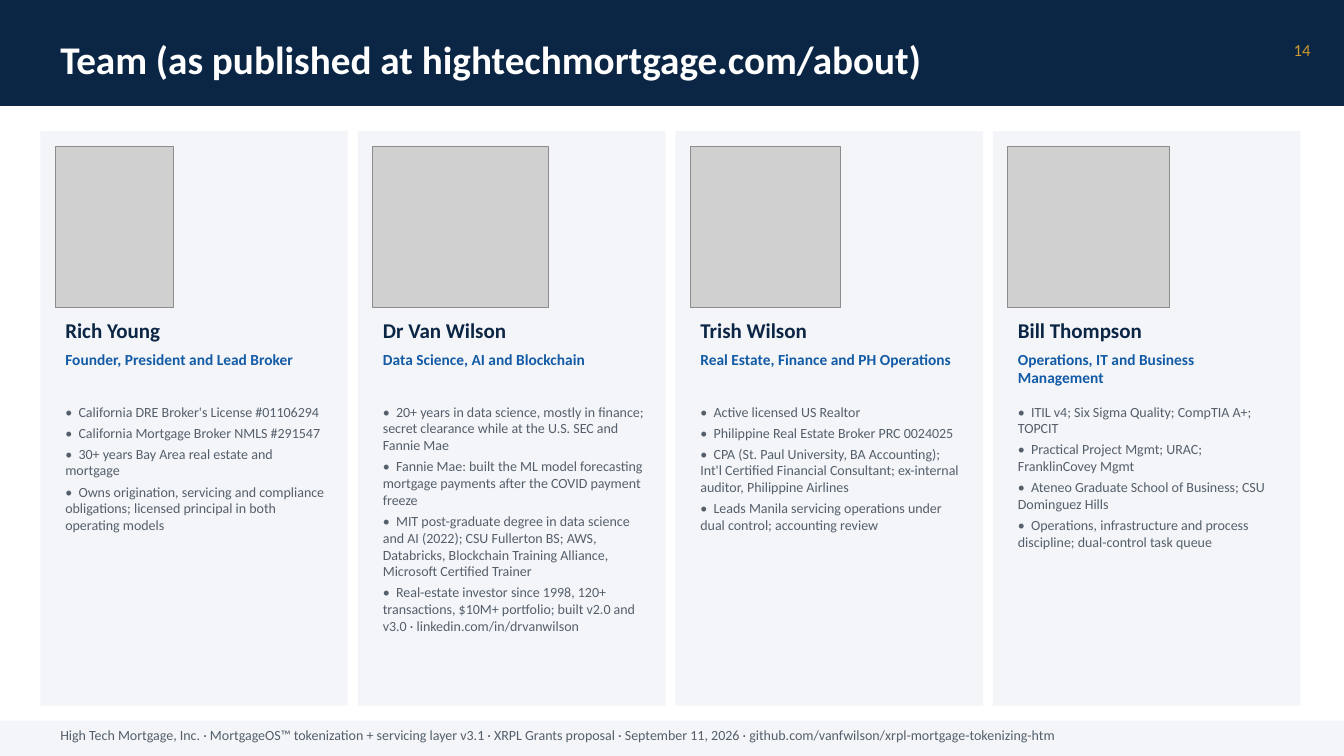
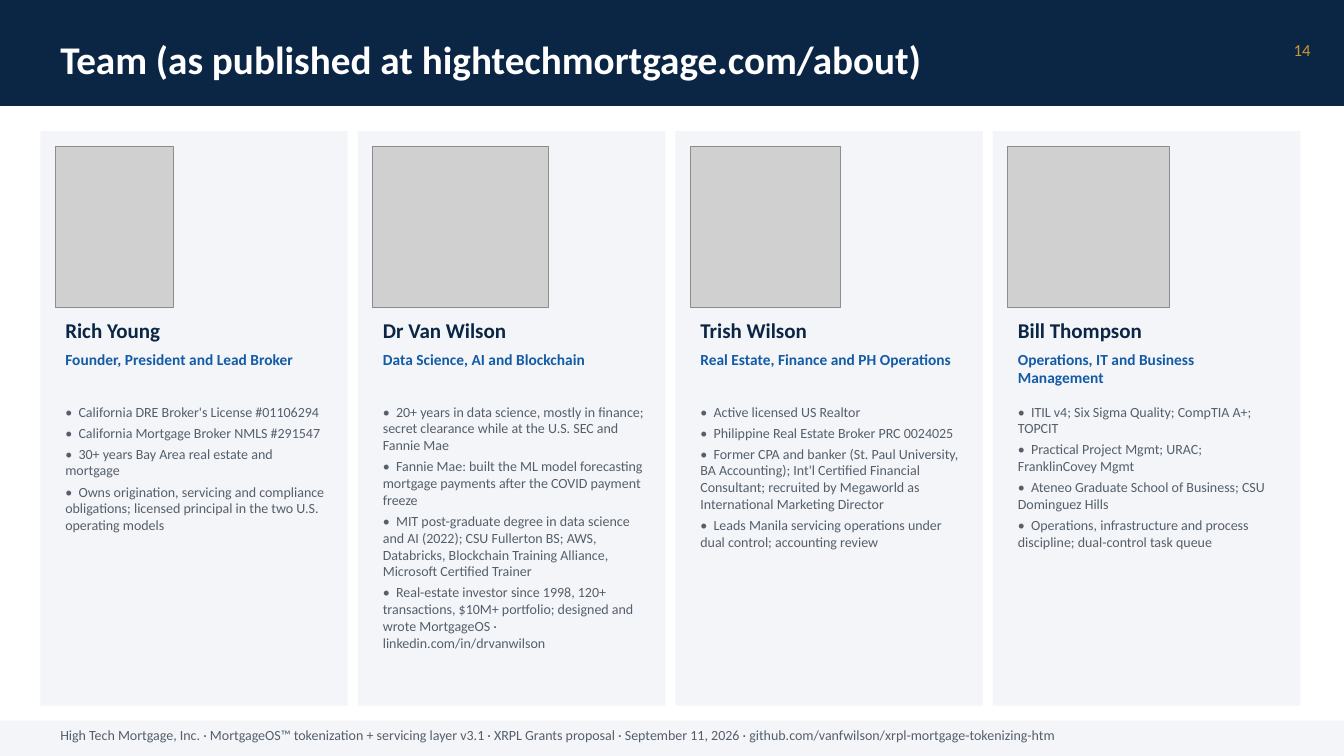
Before and after one commit to vanfwilson/xrpl-mortgage-tokenizing-htm, a slide deck: slide 14 of docs/grant-deck-2026-09-11.pptx. Drawn at 1344x756 pixels with LibreOffice and Linux fonts; fonts in the diff are those of the drawing; grey boxes stand for pictures. Boxes give left, top, right and bottom in pixels: in the first picture for what was removed or moved away, otherwise in the second. Text is boxed around its words. In the diff, an @@ line names an element or a change of style, - is before the commit and + after.

```diff
--- a/docs/grant-deck-2026-09-11.pptx
+++ b/docs/grant-deck-2026-09-11.pptx
@@ text at [700,449,958,512]: text changed @@
-• CPA (St. Paul University, BA Accounting); Int'l Certified Financial Consultant; ex-internal auditor, Philippine Airlines
+• Former CPA and banker (St. Paul University, BA Accounting); Int'l Certified Financial Consultant; recruited by Megaworld as International Marketing Director
@@ text at [65,487,324,533]: text changed @@
-• Owns origination, servicing and compliance obligations; licensed principal in both operating models
+• Owns origination, servicing and compliance obligations; licensed principal in the two U.S. operating models
@@ text at [383,587,633,649]: text changed @@
-• Real-estate investor since 1998, 120+ transactions, $10M+ portfolio; built v2.0 and v3.0 · linkedin.com/in/drvanwilson
+• Real-estate investor since 1998, 120+ transactions, $10M+ portfolio; designed and wrote MortgageOS · linkedin.com/in/drvanwilson
```
Also in this commit, not shown: 10 other slides changed, 5 other files.
